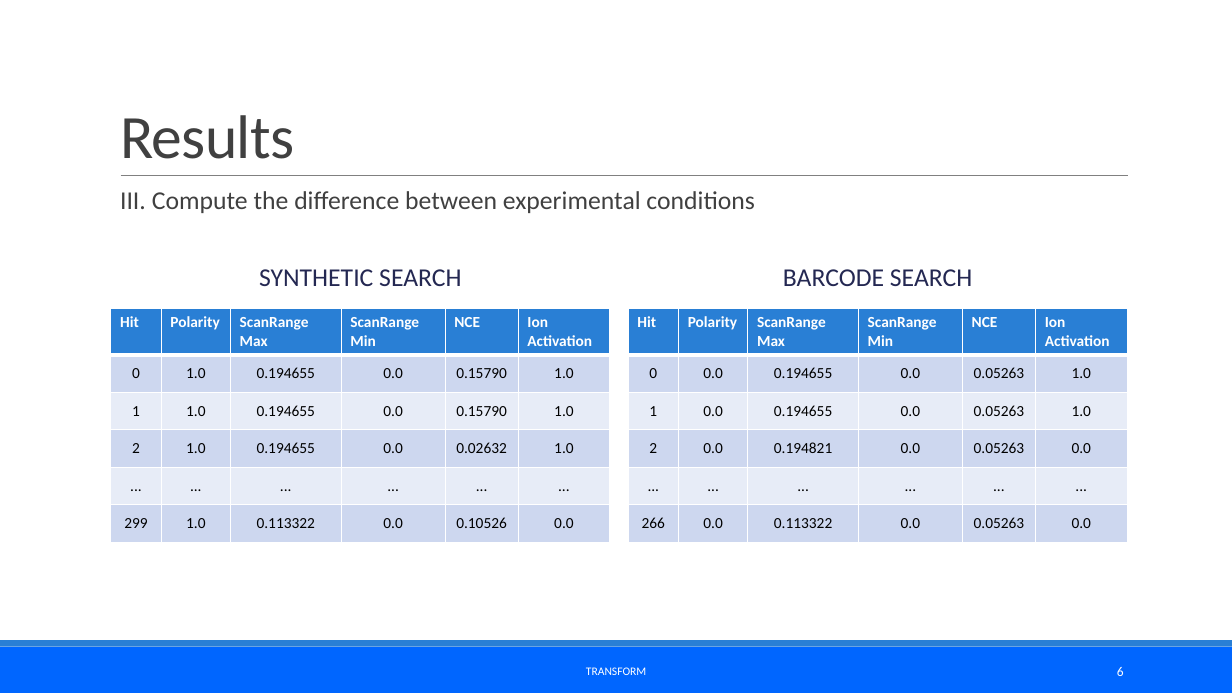
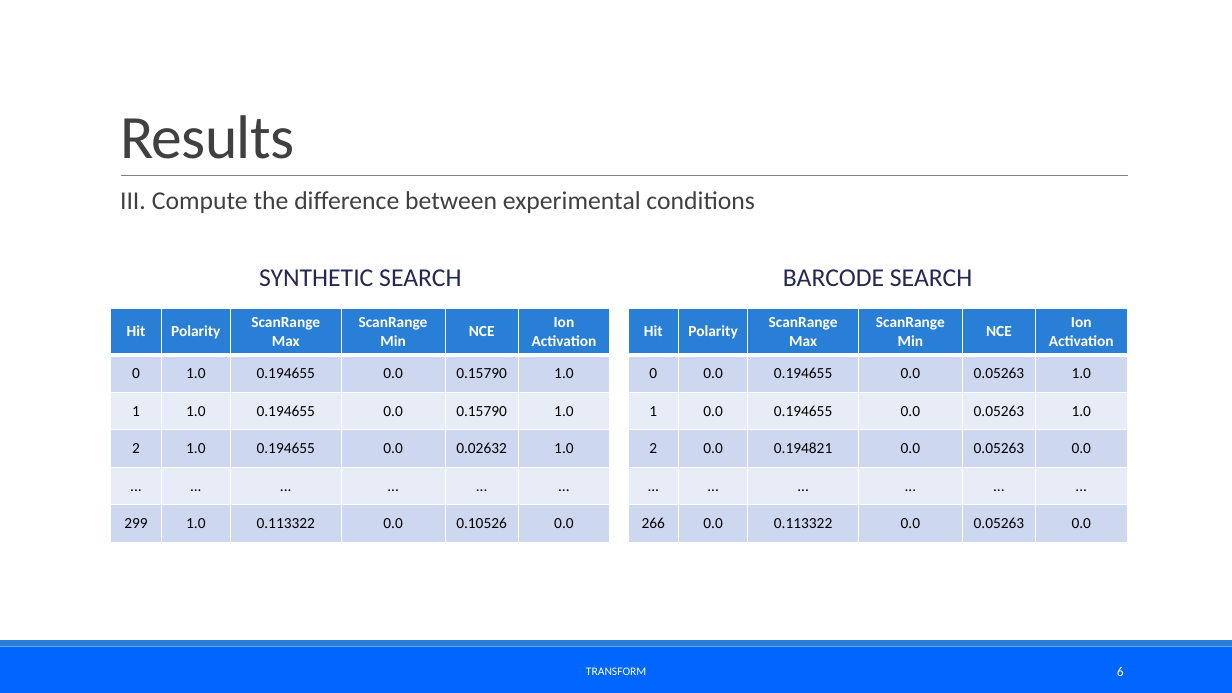
Before and after one commit to jozef1v/MS_Synthetic_Library, a slide deck: slide 6 of Presentation/Prezentácia_MS_Library.pptx. Drawn at 1232x693 pixels with LibreOffice and Linux fonts; fonts in the diff are those of the drawing. Boxes give left, top, right and bottom in pixels: in the first picture for what was removed or moved away, otherwise in the second. Text is boxed around its words. In the diff, an @@ line names an element or a change of style, - is before the commit and + after.

```diff
--- a/Presentation/Prezentácia_MS_Library.pptx
+++ b/Presentation/Prezentácia_MS_Library.pptx
@@ table at <box>111,309,610,543</box> @@
@@ alignment left to centre @@
@@ table at <box>628,309,1128,543</box> @@
@@ alignment left to centre @@
```
Also in this commit, not shown: 7 other slides changed, 1 slide added, 1 slide removed, 16 other files.
